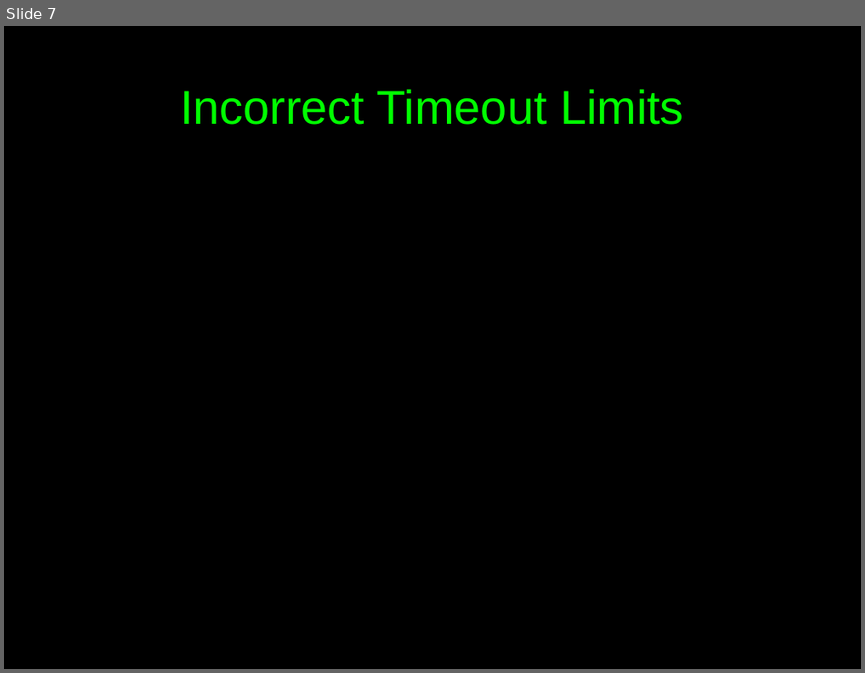
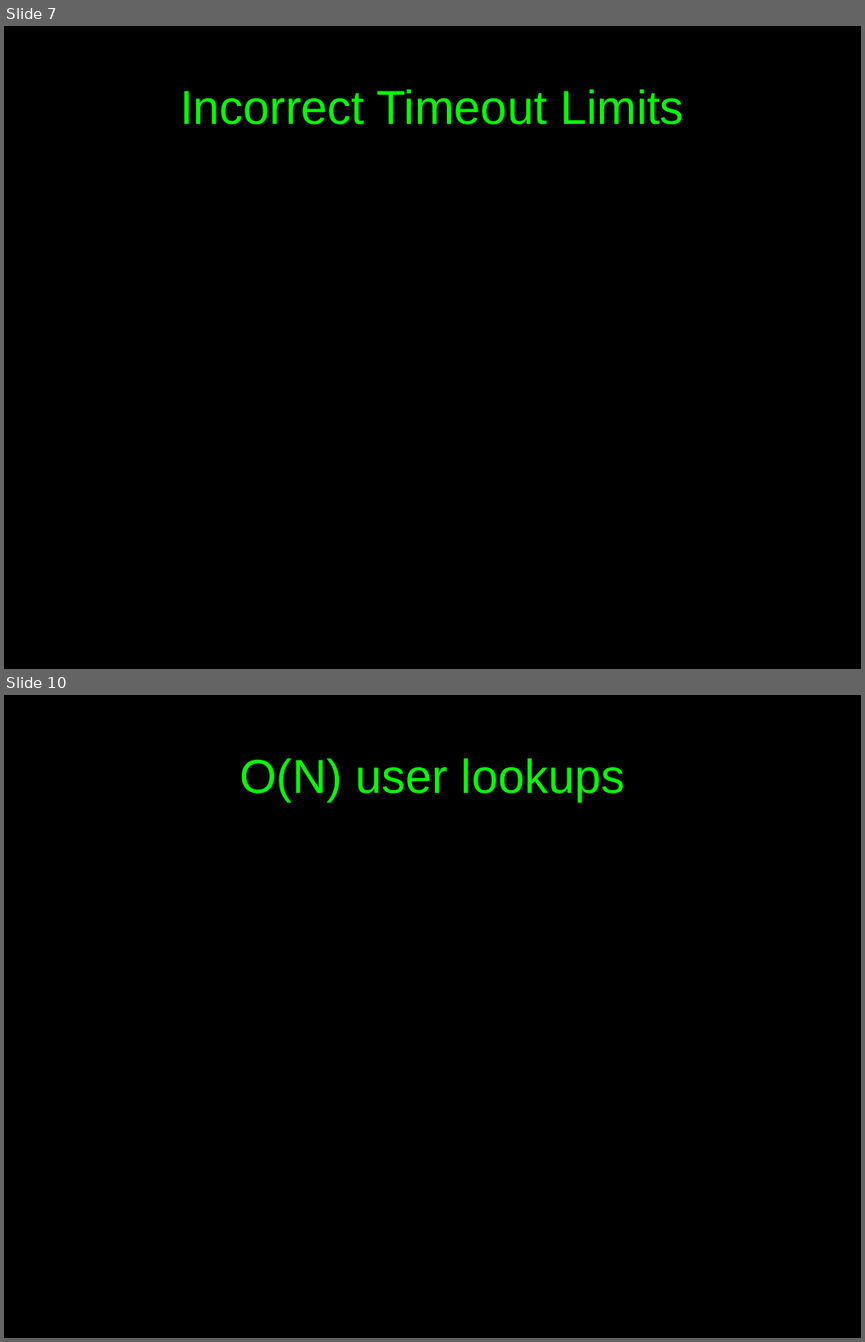
Before and after one commit to c00w/Crypto-Final-Project, a slide deck: Attack Presentation.odp. Shown one above the other, each under a label of ours: slide 7 before the commit, slides 7 and 10 after it; the slides between them are not shown. The pictures are 865x673 and 865x1342 pixels, drawn with LibreOffice and Linux fonts; fonts in the diff are those of the drawing. Boxes give left, top, right and bottom in pixels: in the first picture for what was removed or moved away, otherwise in the second. Text is boxed around its words. In the diff, an @@ line names an element or a change of style, - is before the commit and + after.

```diff
--- a/Attack Presentation.odp
+++ b/Attack Presentation.odp
@@ slide 10 added at box(4, 695, 861, 1338), background #000000 @@
@@ title added at box(239, 758, 625, 801), 44 pt, text #00FF00 @@
+O(N) user lookups
```
Also in this commit, not shown: 1 slide changed, 2 other slides added, 1 other file.
